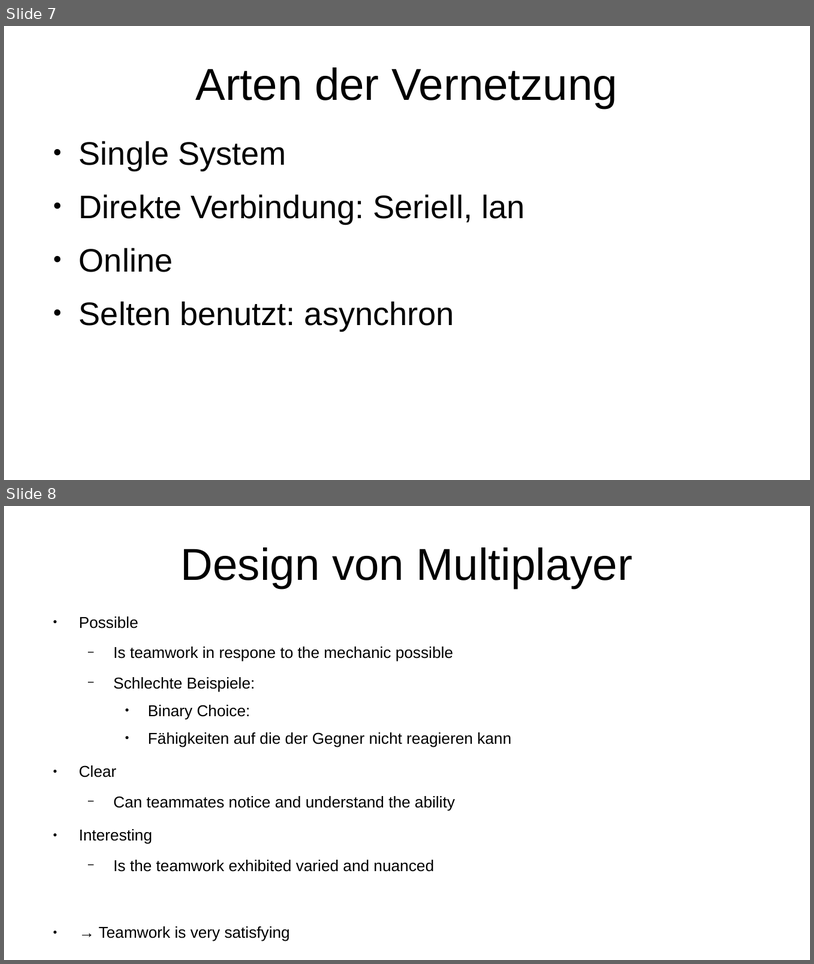
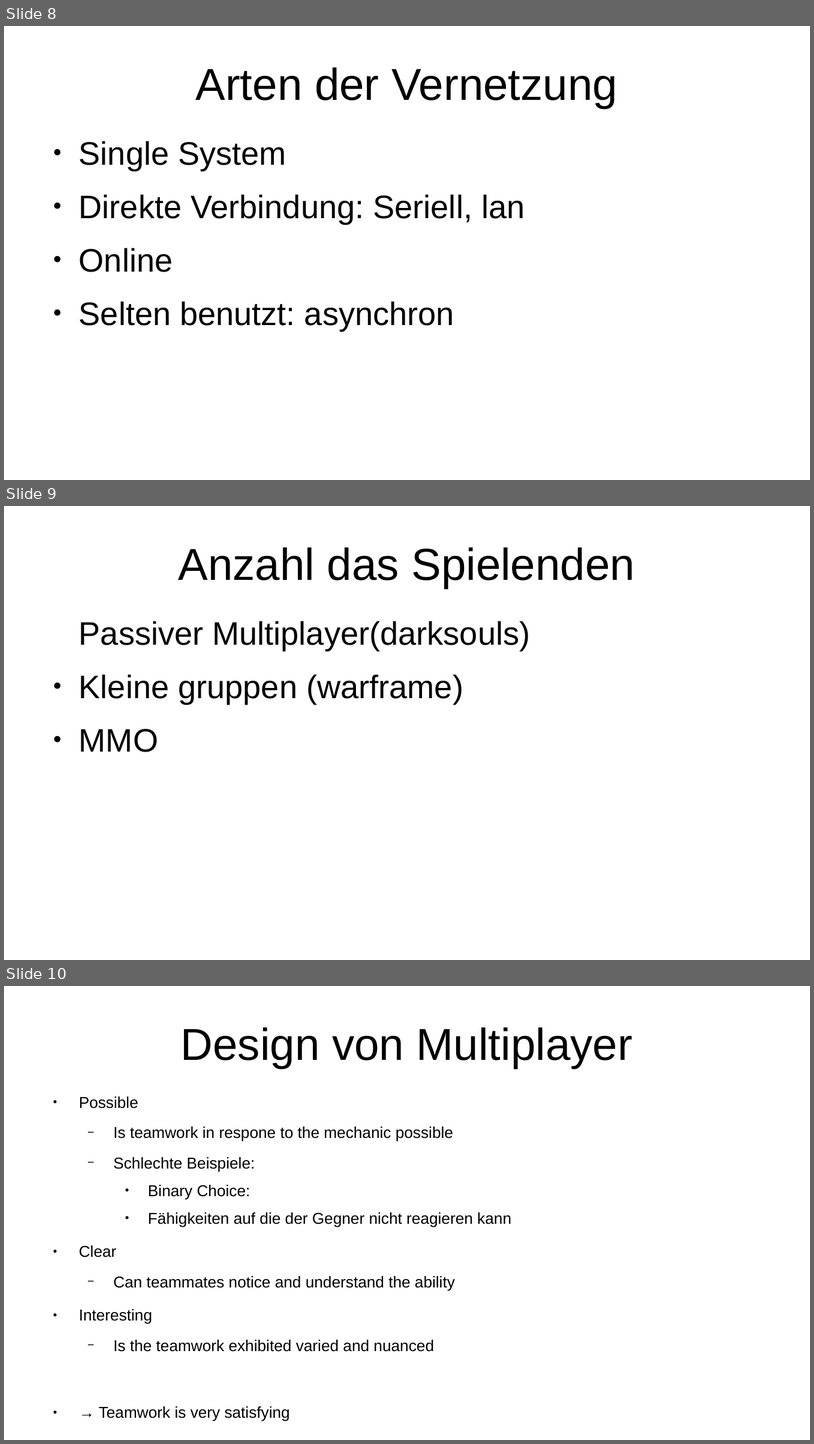
Before and after one commit to Aureumignis/UniStuff, a slide deck: WISE2020/HTiESD/HTiEDS_Praesentation.odp. Shown one above the other, each under a label of ours: slides 7 and 8 before the commit, slides 8, 9 and 10 after it. The pictures are 814x964 and 814x1444 pixels, drawn with LibreOffice and Linux fonts; fonts in the diff are those of the drawing. Boxes give left, top, right and bottom in pixels: in the first picture for what was removed or moved away, otherwise in the second. Text is boxed around its words. In the diff, an @@ line names an element or a change of style, - is before the commit and + after.

```diff
--- a/WISE2020/HTiESD/HTiEDS_Praesentation.odp
+++ b/WISE2020/HTiESD/HTiEDS_Praesentation.odp
@@ slide 9 added at [4,506,810,960], background #FFFFFF @@
@@ title added at [178,547,635,588], 44 pt, text #000000 @@
+Anzahl das Spielenden
@@ text added at [79,621,531,752], 32 pt, text #000000 @@
+Passiver Multiplayer(darksouls)
+● Kleine gruppen (warframe)
+● MMO
@@ what was slide 7 is now slide 8 @@
@@ what was slide 8 is now slide 10 @@
```
Also in this commit, not shown: 1 slide changed, 1 other slide added, 1 other file.
